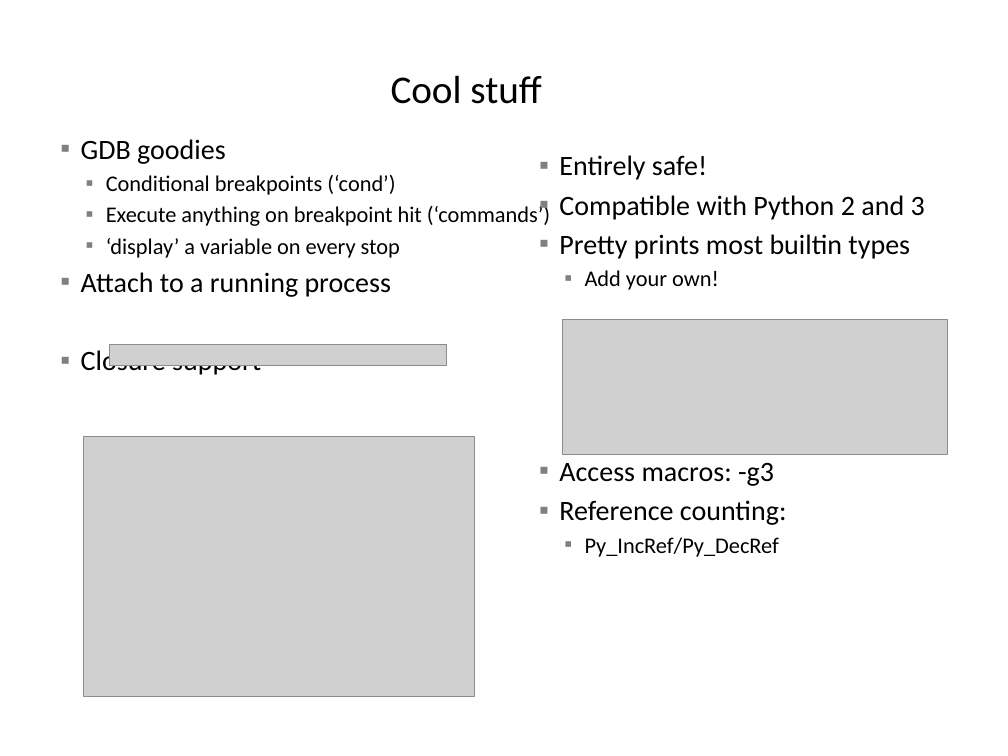
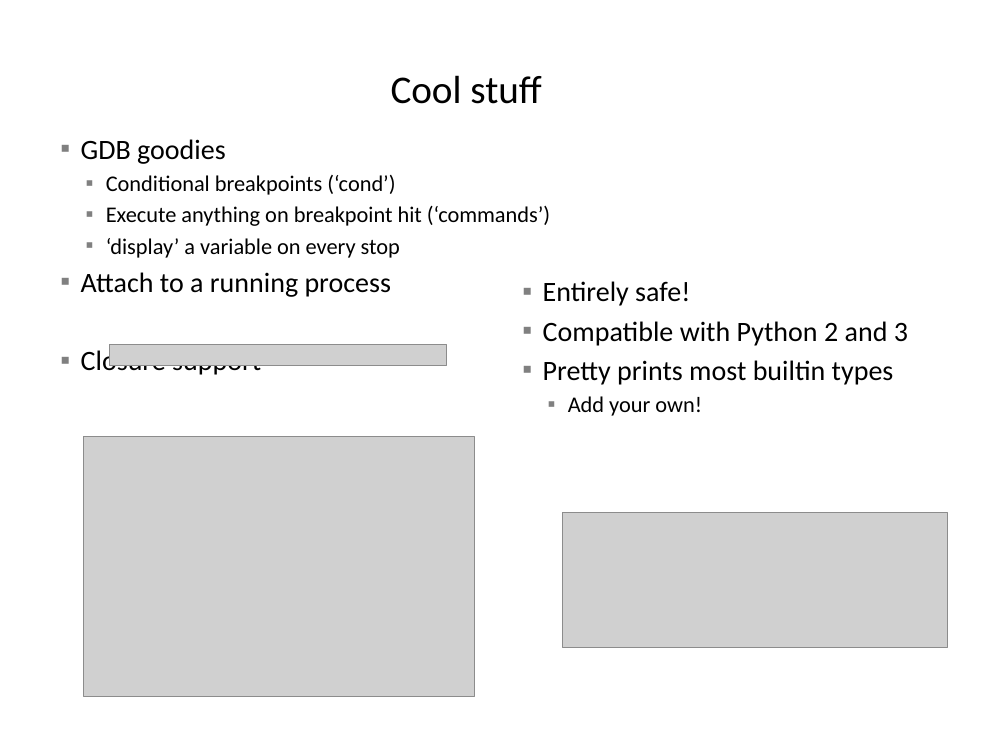
Before and after one commit to cython/open-day-1, a slide deck: slide 19 of Multi-Level Debugging for Cython.pptx. Drawn at 1008x756 pixels with LibreOffice and Linux fonts; fonts in the diff are those of the drawing; grey boxes stand for pictures; background and template pictures are left out. Boxes give left, top, right and bottom in pixels: in the first picture for what was removed or moved away, otherwise in the second. Text is boxed around its words. In the diff, an @@ line names an element or a change of style, - is before the commit and + after.

```diff
--- a/Multi-Level Debugging for Cython.pptx
+++ b/Multi-Level Debugging for Cython.pptx
@@ text "Entirely safe!": place and size @@
-text "Entirely safe!" at [559, 155, 925, 557]
+text "Entirely safe!" at [543, 281, 908, 416]
@@ text at [559, 462, 787, 557]: paragraphs removed @@
-▪ Access macros: -g3
-▪ Reference counting:
-  ▪ Py_IncRef/Py_DecRef
@@ picture: place and size @@
-picture at [562, 320, 947, 455]
+picture at [562, 512, 947, 647]
```
Also in this commit, not shown: 1 slide added.
